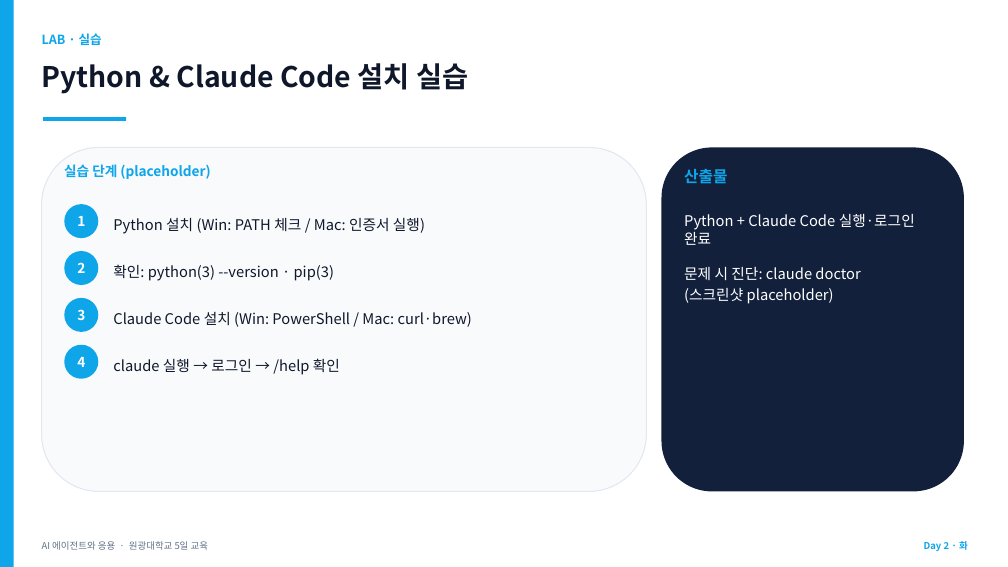
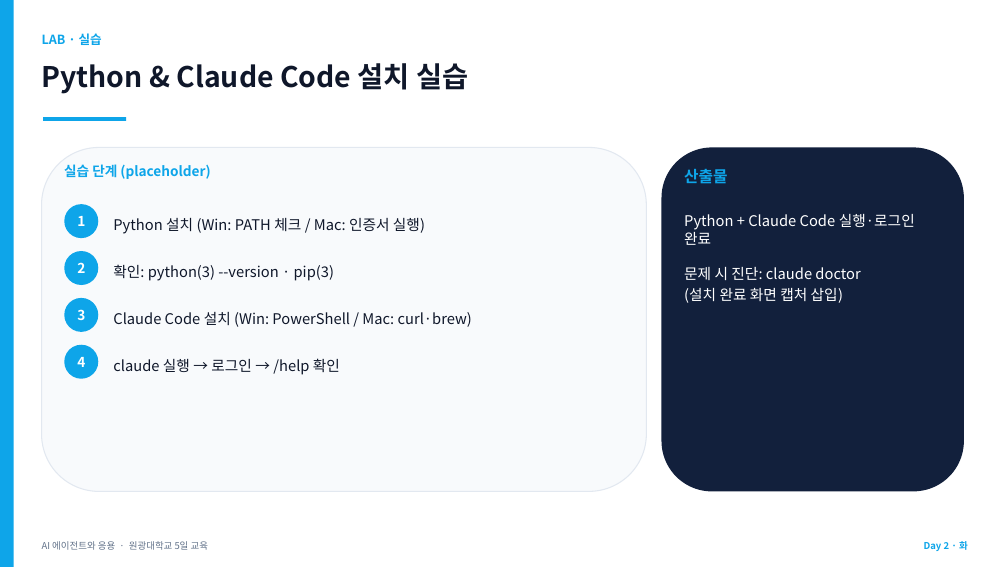
Before and after one commit to jyshin-22/wku-ai-agent-program, a slide deck: slide 24 of slides/day2.pptx. Drawn at 1008x567 pixels with LibreOffice and Linux fonts; fonts in the diff are those of the drawing. Boxes give left, top, right and bottom in pixels: in the first picture for what was removed or moved away, otherwise in the second. Text is boxed around its words. In the diff, an @@ line names an element or a change of style, - is before the commit and + after.

```diff
--- a/slides/day2.pptx
+++ b/slides/day2.pptx
@@ text at <box>684,214,915,303</box>: text changed @@
-Python + Claude Code 실행·로그인 완료
-문제 시 진단: claude doctor
-(스크린샷 placeholder)
+Python + Claude Code 실행·로그인 완료
+문제 시 진단: claude doctor
+(설치 완료 화면 캡처 삽입)
```
Also in this commit, not shown: 1 other slide changed, 11 other files.
